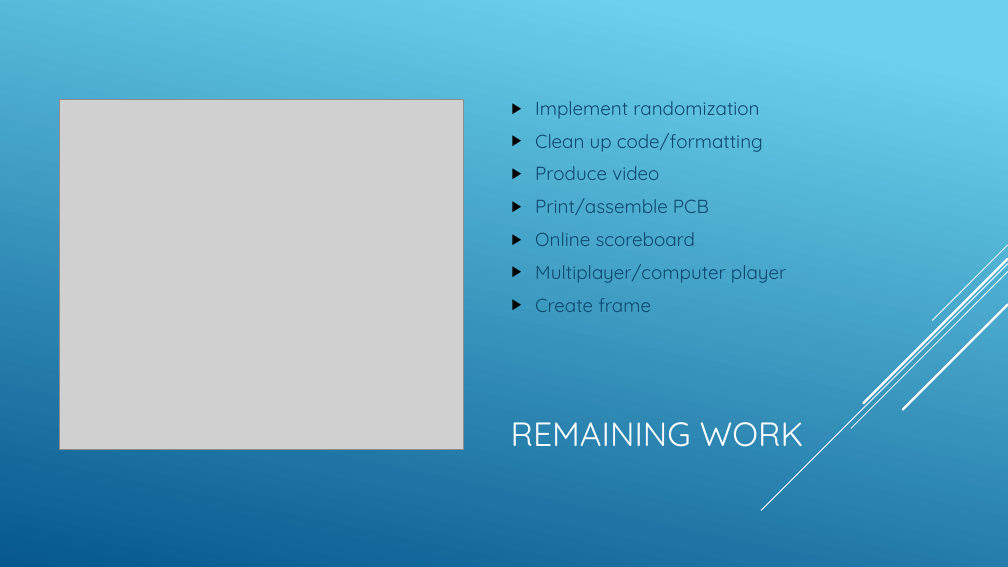
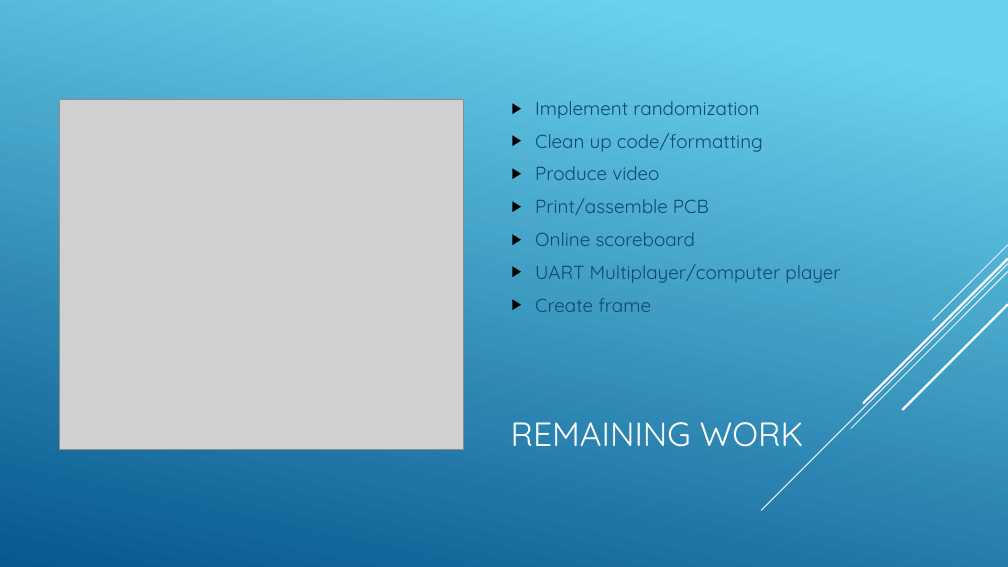
Before and after one commit to jedmijares/Battleship-Handheld, a slide deck: slide 4 of Media/Progress Presentation.pptx. Drawn at 1008x567 pixels with LibreOffice and Linux fonts; fonts in the diff are those of the drawing; grey boxes stand for pictures. Boxes give left, top, right and bottom in pixels: in the first picture for what was removed or moved away, otherwise in the second. Text is boxed around its words. In the diff, an @@ line names an element or a change of style, - is before the commit and + after.

```diff
--- a/Media/Progress Presentation.pptx
+++ b/Media/Progress Presentation.pptx
@@ text at [535,264,840,283]: text changed @@
-▶ Multiplayer/computer player
+▶ UART Multiplayer/computer player
```
